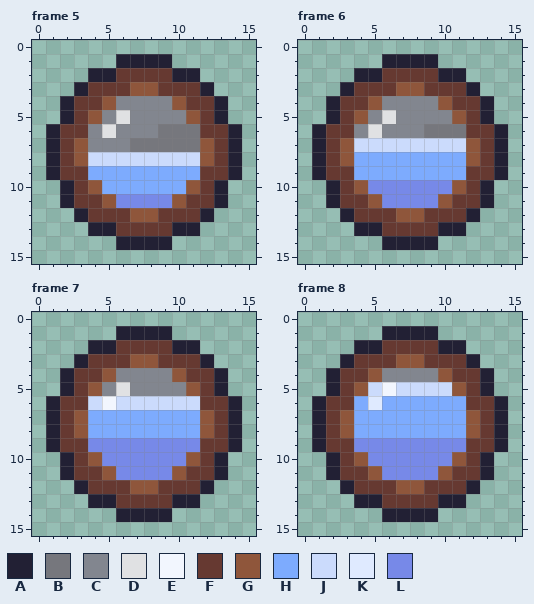
A pixel-art file gets an edit: assets/art/ui/ui .ase files/tideclock.ase. This is how it looked before the edit.
16x16 pixels, 14 frames. Colours within 5 levels of each other are drawn and written as one. Shown: frame 5, frame 6, frame 7, frame 8. The commit also changed other frames, which this record leaves out.
Palette (. is transparent): A #222034  B #76777d  C #82868f  D #e0e1e3  E #f2f6fe  F #663931  G #8f563b  H #7dabfe  J #cbdbfc  K #dfeaff  L #7789e8
The result:
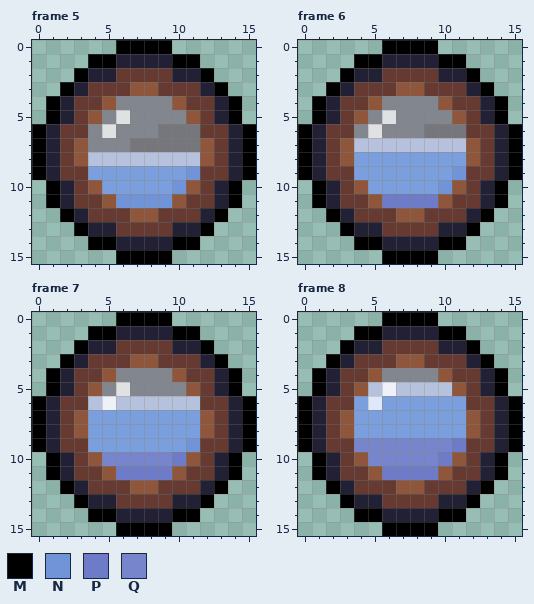
Colours new in this view: M #000000  N #7194d9  P #6d7bc8  Q #7785cd
Difference:
layer "Layer 1" now shown
layer "Layer 5" opacity 100% -> 75%
colour E: #f2f6fe -> #eef1f8
colour H: #7dabfe -> #7b9ede
colour J: #cbdbfc -> #b6c2dd
colour K: #dfeaff -> #dfe8f8
Changed rows in their new state; - is a pixel that keeps its letter.
Frame 5, layers "Layer 5", "Layer 2", "Layer 1":
first column x 0:
 0 ------MMMM------
 1 ----MM----MM----
 2 ---M--------M---
 3 --M----------M--
 4 -M------------M-
 5 -M------------M-
 6 M--------------M
 7 M--------------M
 8 M--------------M
 9 M----------N---M
10 -M--------N---M-
11 -M----NNNN----M-
12 --M----------M--
13 ---M--------M---
14 ----MM----MM----
15 ------MMMM------
Frame 6, layers "Layer 5", "Layer 2", "Layer 1":
first column x 0:
 0 ------MMMM------
 1 ----MM----MM----
 2 ---M--------M---
 3 --M----------M--
 4 -M------------M-
 5 -M------------M-
 6 M--------------M
 7 M--------------M
 8 M--------------M
 9 M----------N---M
10 -M---HHHHHN---M-
11 -M----PPPP----M-
12 --M----------M--
13 ---M--------M---
14 ----MM----MM----
15 ------MMMM------
Frame 7, layers "Layer 5", "Layer 2", "Layer 1":
first column x 0:
 0 ------MMMM------
 1 ----MM----MM----
 2 ---M--------M---
 3 --M----------M--
 4 -M------------M-
 5 -M------------M-
 6 M--------------M
 7 M--------------M
 8 M--------------M
 9 M---HHHHHHHN---M
10 -M---QQQQQP---M-
11 -M----PPPP----M-
12 --M----------M--
13 ---M--------M---
14 ----MM----MM----
15 ------MMMM------
Frame 8, layers "Layer 2", "Layer 1":
first column x 0:
 0 ------MMMM------
 1 ----MM----MM----
 2 ---M--------M---
 3 --M----------M--
 4 -M------------M-
 5 -M------------M-
 6 M--------------M
 7 M--------------M
 8 M--------------M
 9 M---QQQQQQQP---M
10 -M---QQQQQP---M-
11 -M----PPPP----M-
12 --M----------M--
13 ---M--------M---
14 ----MM----MM----
15 ------MMMM------
